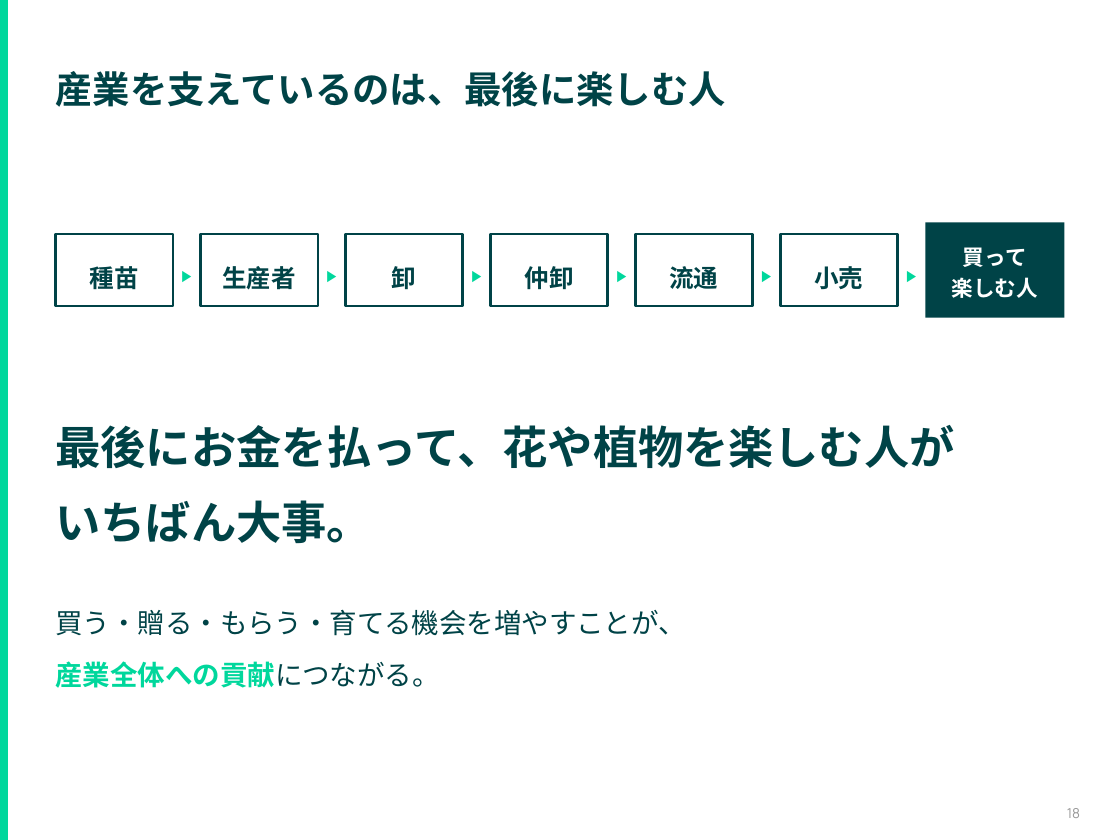
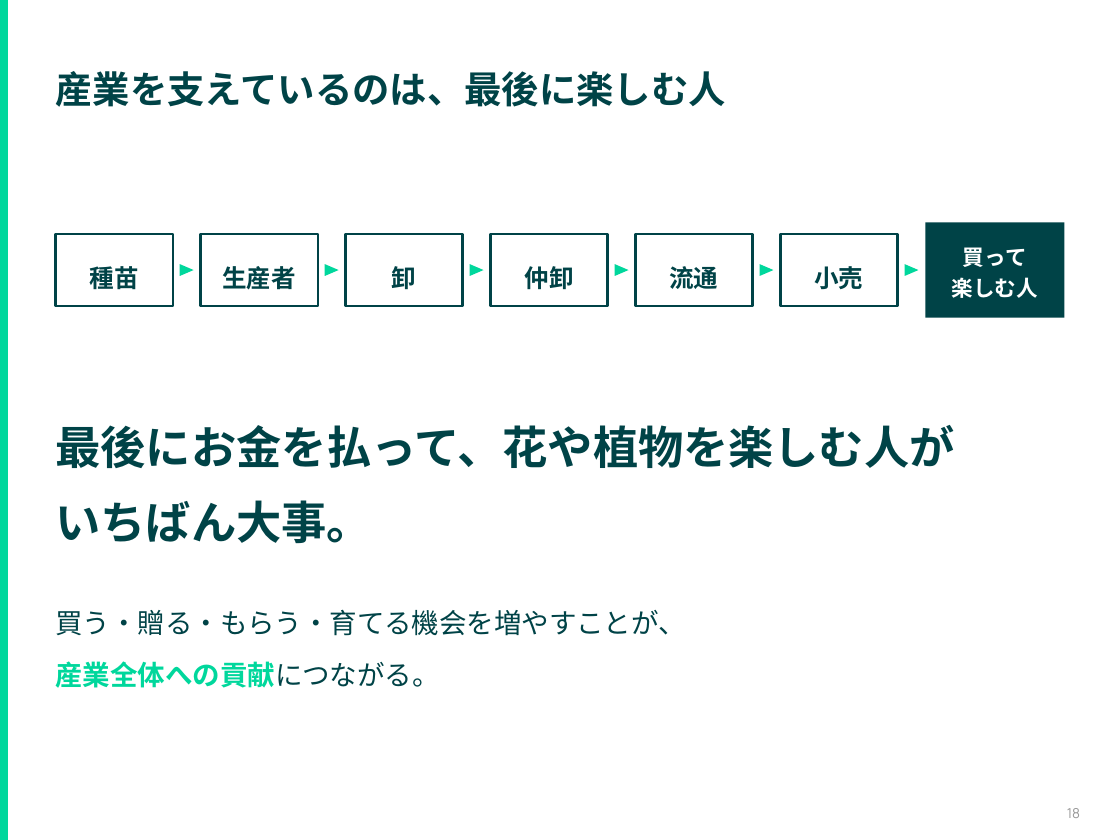
Before and after one commit to hiroki-tkg/material, a slide deck: slide 18 of retreat-2026-10/20261009_1day合宿_全社_第8期振り返りと第9期に向けて.pptx. Drawn at 1120x840 pixels with LibreOffice and Linux fonts; fonts in the diff are those of the drawing. Boxes give left, top, right and bottom in pixels: in the first picture for what was removed or moved away, otherwise in the second. Text is boxed around its words. In the diff, an @@ line names an element or a change of style, - is before the commit and + after.

```diff
--- a/retreat-2026-10/20261009_1day合宿_全社_第8期振り返りと第9期に向けて.pptx
+++ b/retreat-2026-10/20261009_1day合宿_全社_第8期振り返りと第9期に向けて.pptx
@@ text in triangle at [180, 264, 193, 276]: text removed @@
-▶
@@ text in triangle at [325, 264, 339, 276]: text removed @@
-▶
@@ text in triangle at [470, 264, 483, 276]: text removed @@
-▶
@@ text in triangle at [615, 264, 629, 276]: text removed @@
-▶
@@ text in triangle at [760, 264, 773, 276]: text removed @@
-▶
@@ fill none to #00D79C; rotation 0 to 90 degrees in 6 elements at [180, 264, 193, 276], [325, 264, 339, 276], [470, 264, 483, 276], [615, 264, 629, 276], [760, 264, 773, 276], [906, 264, 919, 276] @@
@@ text in triangle at [906, 264, 919, 276]: text removed @@
-▶
```
Also in this commit, not shown: 1 other slide changed, 2 other files.
